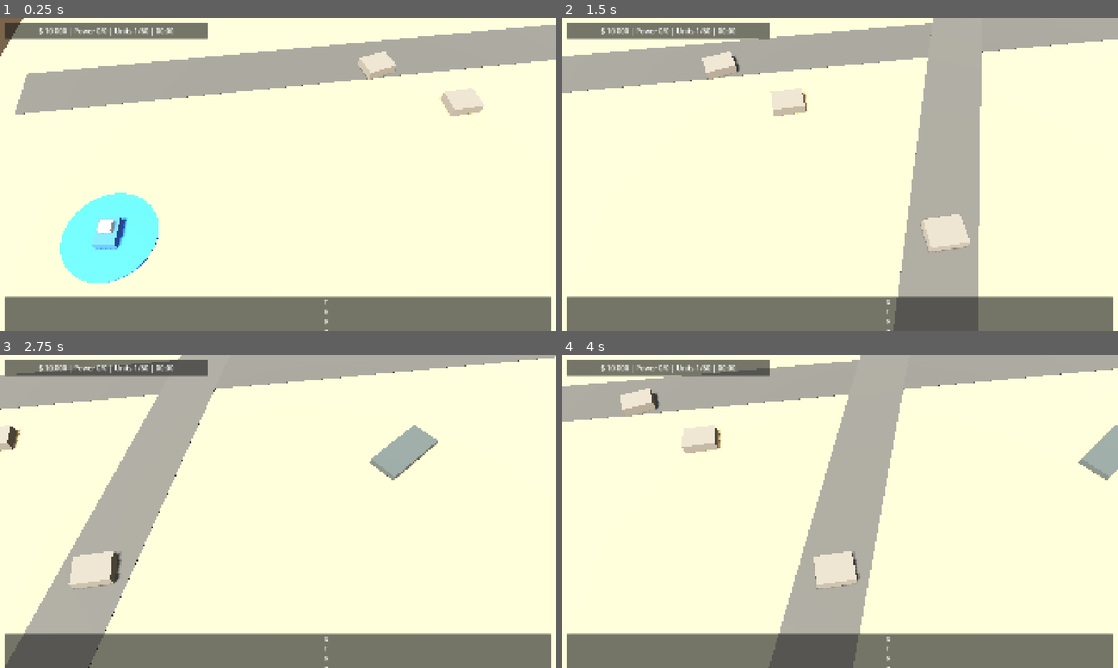
Above: before the commit, frames 1-4 (two rows, left to right).
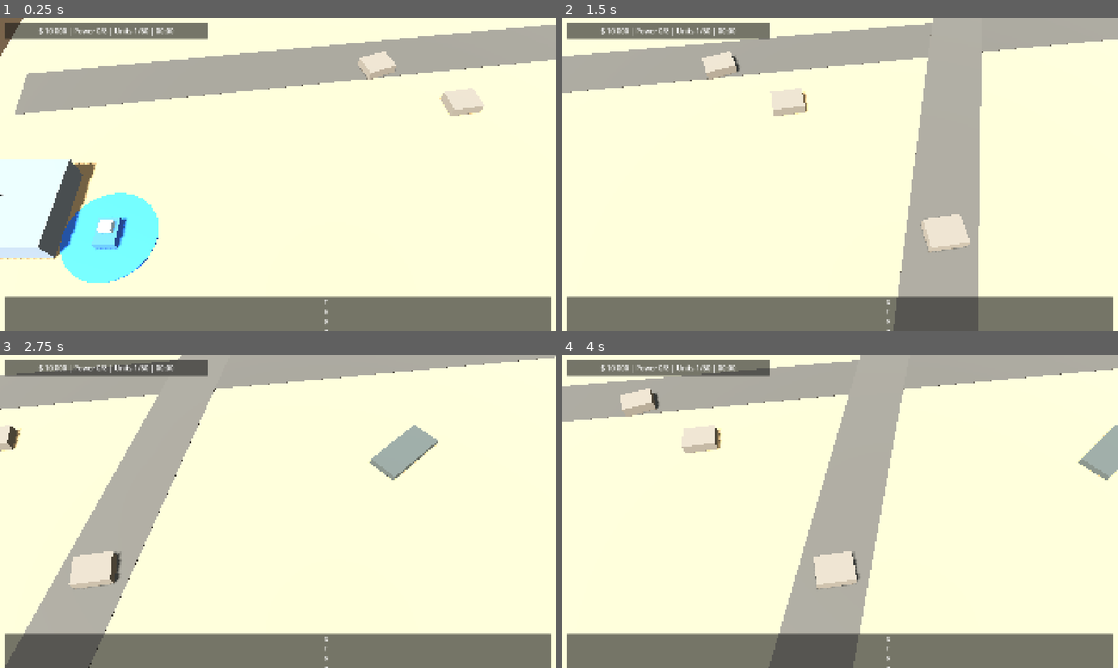
Above: after the commit, the same moments.

Repository: Unnamed00000/Mobile-Generals
Game: Godot game, scene res://scenes/match/match.tscn
Same seed, same stepped clock (60 frames per second), same inputs: the game is played once before the commit and once after it.
Inputs (mouse positions are in pixels of both pictures, inside the frame that each line leads up to):
- Up to frame 1 (0.25 s): no input
- Up to frame 2 (1.5 s): tap Enter at 0.5 s; move the mouse to (962, 158) at 0.52 s; hold D 0.53-1.25 s; tap 1 at 0.6 s; click (962, 158) at 0.67 s; drag from (728, 190) to (812, 237) at 1.27 s
- Up to frame 3 (2.75 s): tap Space at 2 s; move the mouse to (333, 442) at 2.02 s; hold D from 2.03 s (still down); tap 0 at 2.1 s
- Up to frame 4 (4 s): release D at 2.75 s; drag from (812, 574) to (673, 464) at 2.77 s; tap Enter at 3.5 s; move the mouse to (1006, 558) at 3.52 s; hold A from 3.53 s (still down); tap 4 at 3.6 s

The runs differ from the first frame. In frame 1, 4.6% of the frame differs, in the area x 0-20%, y 3-78%; in frame 2, less than 0.1%; in frame 3, less than 0.1%; in frame 4, less than 0.1%.

Commit message:
Add enemy attack waves and match results

Diff:
--- a/scripts/core/match_controller.gd
+++ b/scripts/core/match_controller.gd
@@ -18,6 +18,17 @@
 	"rpg_soldier": "res://data/units/rpg_soldier.json",
 	"main_battle_tank": "res://data/units/main_battle_tank.json"
 }
+const PLAYER_HQ_DATA := {
+	"id": "player_hq",
+	"name": "Mobile HQ",
+	"price": 0,
+	"hp": 2600,
+	"build_time": 0.0,
+	"footprint": [8.0, 8.0],
+	"power_provided": 8,
+	"power_required": 0,
+	"produces": []
+}
 const ENEMY_HQ_DATA := {
 	"id": "enemy_hq",
 	"name": "Enemy HQ",
@@ -64,6 +75,12 @@
 var _placement_position := Vector3.ZERO
 var _placement_valid := false
 var _pending_army_command := ""
+var _player_hq: Building
+var _enemy_hq: Building
+var _match_over := false
+var _ai_attack_timer := 9.0
+var _ai_wave_index := 0
+var _ai_attack_interval := 24.0
 
 func _ready() -> void:
 	_load_building_data()
@@ -78,6 +95,7 @@
 	hud.group_selected.connect(Callable(self, "_on_group_selected"))
 	hud.group_saved.connect(Callable(self, "_on_group_saved"))
 	camera_controller.set_map_half_extents(prototype_map.get_half_extents())
+	_spawn_player_hq()
 	_spawn_builder()
 	_create_command_marker()
 	_spawn_enemy_targets()
@@ -85,10 +103,15 @@
 	_update_hud_selection()
 
 func _physics_process(delta: float) -> void:
+	if _match_over:
+		return
 	_update_active_builds(delta)
 	_update_active_productions(delta)
+	_update_enemy_ai(delta)
 
 func _unhandled_input(event: InputEvent) -> void:
+	if _match_over:
+		return
 	if event is InputEventScreenTouch:
 		_handle_touch(event)
 	elif event is InputEventScreenDrag and event.index == 0:
@@ -285,7 +308,7 @@
 		offsets.append(Vector3.ZERO)
 		return offsets
 
-	var columns := ceili(sqrt(float(count)))
+	var columns: int = ceili(sqrt(float(count)))
 	var spacing := 1.8
 	for index in count:
 		var row := index / columns
@@ -295,6 +318,16 @@
 		offsets.append(Vector3(centered_x, 0.0, centered_z))
 	return offsets
 
+func _spawn_player_hq() -> void:
+	_player_hq = Building.new()
+	_player_hq.configure(PLAYER_HQ_DATA, 1)
+	_player_hq.name = "PlayerMobileHQ"
+	_player_hq.global_position = prototype_map.player_start + Vector3(-8.0, -0.45, -2.0)
+	_player_hq.destroyed.connect(Callable(self, "_on_building_destroyed"))
+	buildings_root.add_child(_player_hq)
+	_player_hq.finish_construction()
+	_apply_completed_building_stats(_player_hq)
+
 func _spawn_builder() -> void:
 	var builder := BUILDER_SCENE.instantiate() as BuilderUnit
 	builder.name = "PlayerBuilder"
@@ -310,10 +343,124 @@
 	hq.destroyed.connect(Callable(self, "_on_building_destroyed"))
 	buildings_root.add_child(hq)
 	hq.finish_construction()
+	_enemy_hq = hq
 
 	_spawn_combat_unit("rifleman", 2, prototype_map.enemy_start + Vector3(-7.0, 0.45, 5.0))
 	_spawn_combat_unit("rpg_soldier", 2, prototype_map.enemy_start + Vector3(-4.0, 0.45, 8.0))
 	_spawn_combat_unit("main_battle_tank", 2, prototype_map.enemy_start + Vector3(-9.0, 0.45, 0.0))
+
+func _update_enemy_ai(delta: float) -> void:
+	_ai_attack_timer = maxf(0.0, _ai_attack_timer - delta)
+	if _ai_attack_timer > 0.0:
+		return
+
+	_ai_attack_timer = _ai_attack_interval
+	if _ai_wave_index % 2 == 1:
+		_spawn_enemy_reinforcement_wave()
+	_send_enemy_attack_wave()
+	_ai_wave_index += 1
+
+func _send_enemy_attack_wave() -> void:
+	var target: Node3D = _best_enemy_ai_target()
+	if target == null:
+		_check_match_end_conditions()
+		return
+
+	var attackers: Array[CombatUnit] = []
+	for node in get_tree().get_nodes_in_group("enemy_units"):
+		var unit := node as CombatUnit
+		if unit != null and is_instance_valid(unit) and unit.current_hp > 0:
+			attackers.append(unit)
+
+	if attackers.is_empty():
+		_spawn_enemy_reinforcement_wave()
+		for node in get_tree().get_nodes_in_group("enemy_units"):
+			var unit := node as CombatUnit
+			if unit != null and is_instance_valid(unit) and unit.current_hp > 0:
+				attackers.append(unit)
+
+	for unit in attackers:
+		unit.set_attack_target(target)
+
+	if not attackers.is_empty():
+		hud.set_hint("Enemy attack wave incoming.")
+
+func _spawn_enemy_reinforcement_wave() -> void:
+	var wave_units: Array[String] = ["rifleman", "rifleman", "rpg_soldier"]
+	if _ai_wave_index >= 2:
+		wave_units.append("main_battle_tank")
+
+	for index in wave_units.size():
+		var unit_id: String = wave_units[index]
+		var offset := Vector3(float(index) * 1.8 - 2.7, 0.45, 7.0 + float(index % 2) * 2.0)
+		_spawn_combat_unit(unit_id, 2, prototype_map.enemy_start + offset)
+
+func _best_enemy_ai_target() -> Node3D:
+	var origin: Vector3 = prototype_map.enemy_start
+	var nearest: Node3D = null
+	var nearest_distance: float = INF
+
+	for node in get_tree().get_nodes_in_group("player_buildings"):
+		var building := node as Building
+		if building == null or not is_instance_valid(building) or not building.is_complete or building.current_hp <= 0:
+			continue
+		var distance := origin.distance_to(building.global_position)
+		if distance < nearest_distance:
+			nearest = building
+			nearest_distance = distance
+
+	if nearest != null:
+		return nearest
+
+	for node in get_tree().get_nodes_in_group("player_units"):
+		var unit := node as CombatUnit
+		if unit == null or not is_instance_valid(unit) or unit.current_hp <= 0:
+			continue
+		var distance := origin.distance_to(unit.global_position)
+		if distance < nearest_distance:
+			nearest = unit
+			nearest_distance = distance
+
+	return nearest
+
+func _check_match_end_conditions() -> void:
+	if _match_over:
+		return
+	if not is_instance_valid(_enemy_hq) or _enemy_hq.current_hp <= 0:
+		_end_match(true, "Victory", "Enemy HQ destroyed. Mission complete.")
+		return
+	if not _has_surviving_player_assets():
+		_end_match(false, "Defeat", "All player combat assets are lost.")
+
+func _has_surviving_player_assets() -> bool:
+	if is_instance_valid(_player_hq) and _player_hq.current_hp > 0:
+		return true
+
+	for node in get_tree().get_nodes_in_group("player_buildings"):
+		var building := node as Building
+		if building != null and is_instance_valid(building) and building.is_complete and building.current_hp > 0:
+			return true
+
+	for node in get_tree().get_nodes_in_group("player_units"):
+		var unit := node as CombatUnit
+		if unit != null and is_instance_valid(unit) and unit.current_hp > 0:
+			return true
+
+	return false
+
+func _end_match(_victory: bool, title: String, detail: String) -> void:
+	_match_over = true
+	_pending_army_command = ""
+	_clear_selection()
+	for node in get_tree().get_nodes_in_group("selectable"):
+		var player_unit := node as MobileUnit
+		if player_unit != null and is_instance_valid(player_unit):
+			player_unit.stop()
+	for node in get_tree().get_nodes_in_group("enemy_units"):
+		var enemy_unit := node as MobileUnit
+		if enemy_unit != null and is_instance_valid(enemy_unit):
+			enemy_unit.stop()
+	hud.show_match_result(title, detail)
 
 func _create_command_marker() -> void:
 	var mesh := CylinderMesh.new()
@@ -602,7 +749,7 @@
 
 func _get_nearest_resource_point(from_position: Vector3) -> Node3D:
 	var nearest: Node3D = null
-	var nearest_distance := INF
+	var nearest_distance: float = INF
 	for node in get_tree().get_nodes_in_group("resource_points"):
 		var point := node as Node3D
 		if point == null:
@@ -897,12 +1044,14 @@
 	_update_group_counts()
 	if selected_units.is_empty():
 		_update_hud_selection()
+	_check_match_end_conditions()
 
 func _on_building_destroyed(building: Building) -> void:
 	if building.team_id == 2:
 		hud.set_hint("%s destroyed." % building.display_name)
 	else:
 		hud.set_hint("%s lost." % building.display_name)
+	_check_match_end_conditions()
 
 func _is_live_player_unit(unit: MobileUnit) -> bool:
 	if not is_instance_valid(unit) or unit.team_id != 1:
--- a/scripts/ui/match_hud.gd
+++ b/scripts/ui/match_hud.gd
@@ -29,6 +29,9 @@
 var _production_status: Label
 var _army_panel: HBoxContainer
 var _army_visible_toggle: CheckButton
+var _result_panel: PanelContainer
+var _result_title: Label
+var _result_detail: Label
 var _interactive_controls: Array[Control] = []
 var _building_buttons: Dictionary = {}
 var _unit_buttons: Dictionary = {}
@@ -138,6 +141,23 @@
 		var button := _group_buttons[group_id] as Button
 		button.text = "%d\n%d" % [group_id, count]
 
+func show_match_result(title: String, detail: String) -> void:
+	if is_instance_valid(_builder_panel):
+		_builder_panel.visible = false
+	if is_instance_valid(_placement_panel):
+		_placement_panel.visible = false
+	if is_instance_valid(_production_panel):
+		_production_panel.visible = false
+	if is_instance_valid(_army_panel):
+		_army_panel.visible = false
+	if is_instance_valid(_result_title):
+		_result_title.text = title
+	if is_instance_valid(_result_detail):
+		_result_detail.text = detail
+	if is_instance_valid(_result_panel):
+		_result_panel.visible = true
+	_set_hint(detail)
+
 func is_screen_position_over_ui(screen_position: Vector2) -> bool:
 	for control in _interactive_controls:
 		if control.visible and control.get_global_rect().has_point(screen_position):
@@ -284,6 +304,38 @@
 	_add_army_command_button("Attack", "attack")
 	_add_army_command_button("Stop", "stop")
 
+	_result_panel = PanelContainer.new()
+	_result_panel.name = "ResultPanel"
+	_result_panel.anchor_left = 0.5
+	_result_panel.anchor_top = 0.5
+	_result_panel.anchor_right = 0.5
+	_result_panel.anchor_bottom = 0.5
+	_result_panel.offset_left = -260.0
+	_result_panel.offset_top = -96.0
+	_result_panel.offset_right = 260.0
+	_result_panel.offset_bottom = 96.0
+	_result_panel.visible = false
+	root.add_child(_result_panel)
+	_interactive_controls.append(_result_panel)
+
+	var result_box := VBoxContainer.new()
+	result_box.alignment = BoxContainer.ALIGNMENT_CENTER
+	result_box.add_theme_constant_override("separation", 12)
+	_result_panel.add_child(result_box)
+
+	_result_title = Label.new()
+	_result_title.horizontal_alignment = HORIZONTAL_ALIGNMENT_CENTER
+	_result_title.add_theme_font_size_override("font_size", 42)
+	result_box.add_child(_result_title)
+
+	_result_detail = Label.new()
+	_result_detail.custom_minimum_size = Vector2(440.0, 48.0)
+	_result_detail.horizontal_alignment = HORIZONTAL_ALIGNMENT_CENTER
+	_result_detail.vertical_alignment = VERTICAL_ALIGNMENT_CENTER
+	_result_detail.autowrap_mode = TextServer.AUTOWRAP_WORD_SMART
+	_result_detail.add_theme_font_size_override("font_size", 22)
+	result_box.add_child(_result_detail)
+
 func _format_money(value: int) -> String:
 	var raw := str(value)
 	var result := ""
--- a/scripts/units/combat_unit.gd
+++ b/scripts/units/combat_unit.gd
@@ -206,7 +206,7 @@
 
 func _find_nearest_enemy_target() -> Node3D:
 	var nearest: Node3D = null
-	var nearest_distance := INF
+	var nearest_distance: float = INF
 	for node in get_tree().get_nodes_in_group("combat_targets"):
 		var target := node as Node3D
 		if not _is_enemy_target(target):
Not shown, changed: README.md
